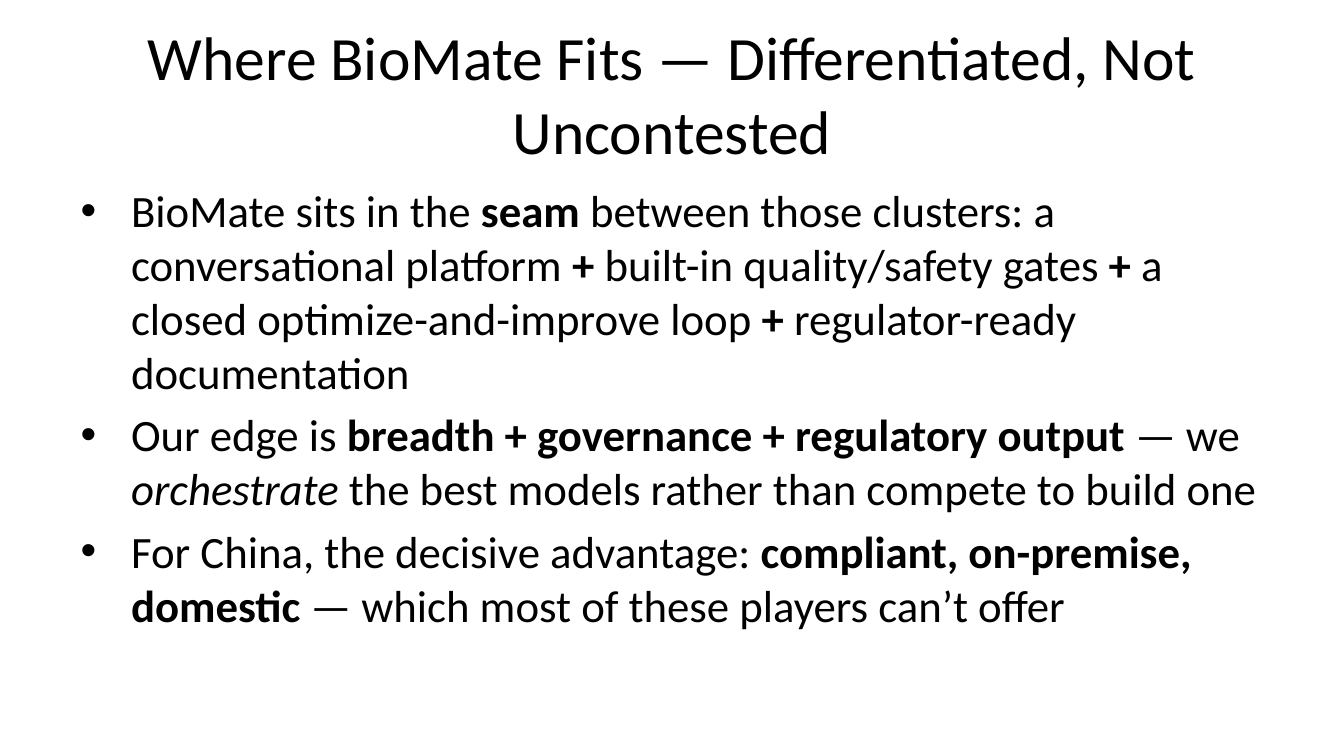
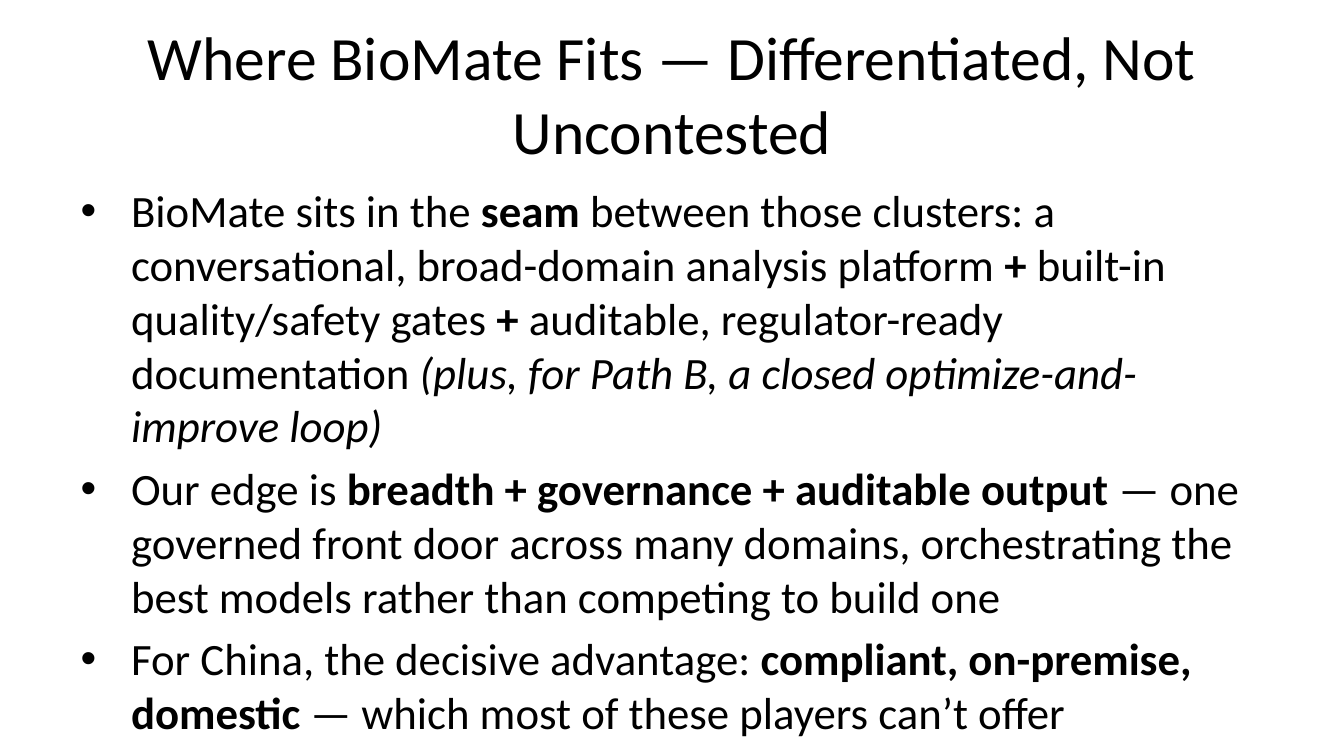
Before and after one commit to bioMate-AI/biomate-bioconductor-kb, a slide deck: slide 13 of docs/BioMate_China_Partnership_Deck_EN.pptx (slide 12 before the commit). Drawn at 1344x756 pixels with LibreOffice and Linux fonts; fonts in the diff are those of the drawing. Boxes give left, top, right and bottom in pixels: in the first picture for what was removed or moved away, otherwise in the second. Text is boxed around its words. In the diff, an @@ line names an element or a change of style, - is before the commit and + after.

```diff
--- a/docs/BioMate_China_Partnership_Deck_EN.pptx
+++ b/docs/BioMate_China_Partnership_Deck_EN.pptx
@@ text at (x1=131, y1=196, x2=1239, y2=621): text changed @@
-• BioMate sits in the seam between those clusters: a conversational platform + built-in quality/safety gates + a closed optimize-and-improve loop + regulator-ready documentation
-• Our edge is breadth + governance + regulatory output — we orchestrate the best models rather than compete to build one
+• BioMate sits in the seam between those clusters: a conversational, broad-domain analysis platform + built-in quality/safety gates + auditable, regulator-ready documentation (plus, for Path B, a closed optimize-and-improve loop)
+• Our edge is breadth + governance + auditable output — one governed front door across many domains, orchestrating the best models rather than competing to build one
```
Also in this commit, not shown: 4 other slides changed, 2 slides added, 2 other files.
